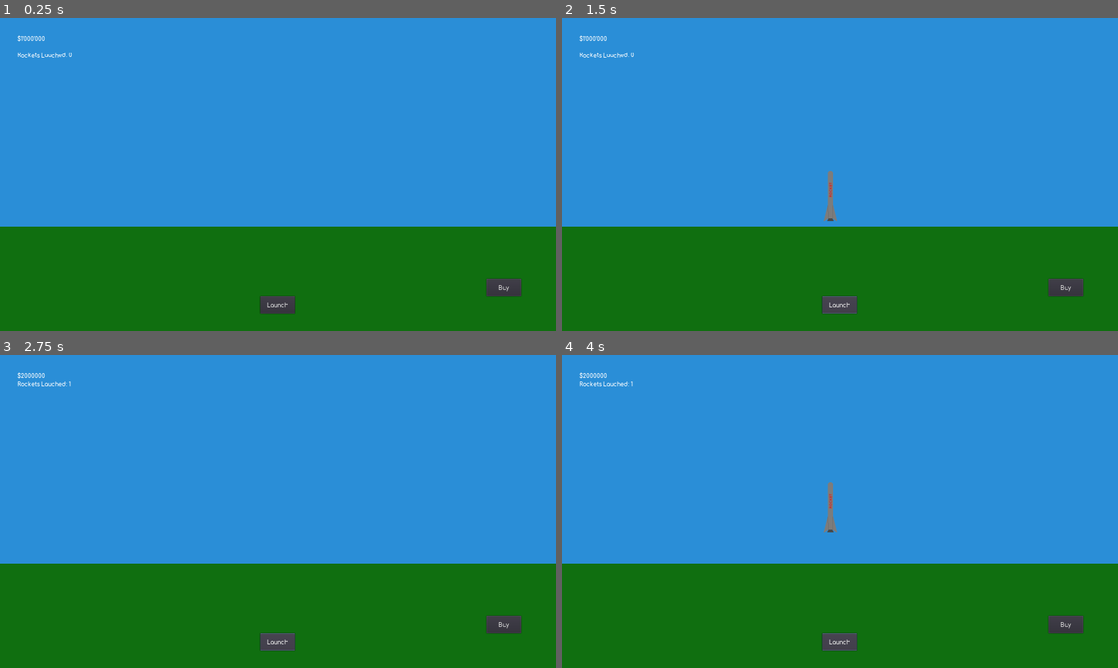
Above: before the commit, frames 1-4 (two rows, left to right).
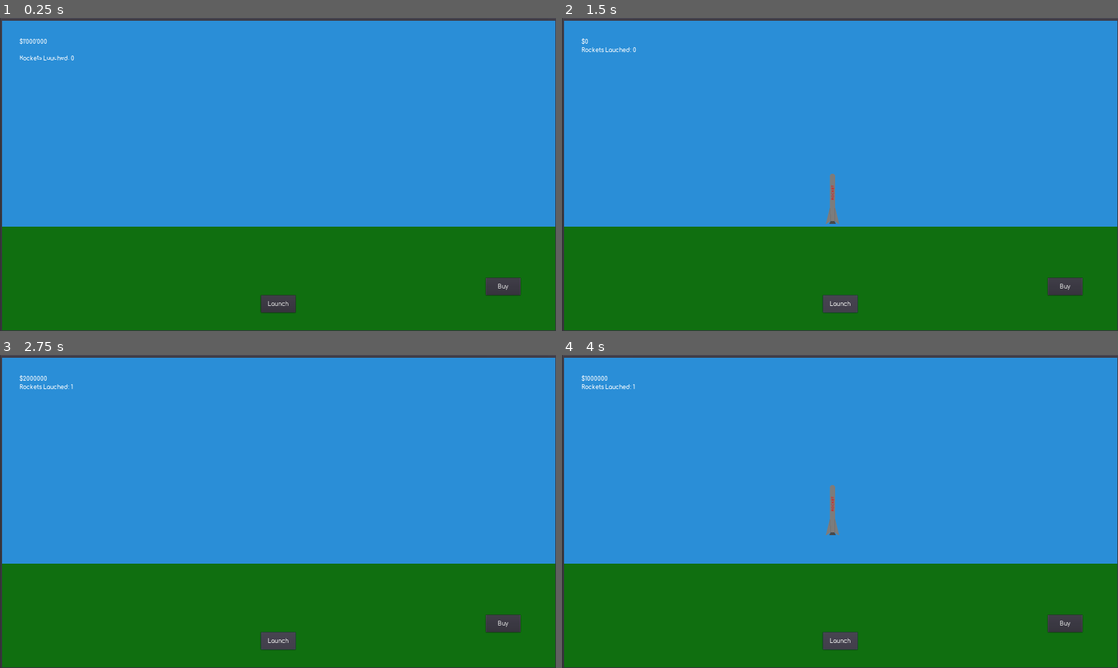
Above: after the commit, the same moments.

Repository: Jonathan-Odlum/Space-Idle-Game
Game: Godot game, scene res://Main.tscn
Two runs of this game, one before a commit and one after it. Both use one fixed random seed, a clock stepped at 60 frames per second and the inputs below. Before the commit the project has no main scene; this scene is started directly in both runs.
Inputs:
- Up to frame 1 (0.25 s): no input
- Up to frame 2 (1.5 s): click "Buy" at 0.5 s; click "Launch" at 1.25 s
- Up to frame 3 (2.75 s): click "Launch" at 2 s
- Up to frame 4 (4 s): click "Buy" at 2.75 s; click "Launch" at 3.5 s

The runs differ from the first frame. In frame 1, 2.0% of the frame differs, in the area x 0-100%, y 0-100%; in frame 2, 2.2%; in frame 3, 2.1%; in frame 4, 2.3%.

Commit message:
Created planet tabs, add moon to main scene

Diff:
--- a/Main.gd
+++ b/Earth.gd
@@ -6,10 +6,12 @@
 var rocket_scene = load("res://Rocket.tscn")
 var rocket
 
+
 func _on_Buy_pressed():
 	# Check for rocket and then create a new one.
 	if not has_rocket:
 		money -= 1000000
+		$GUI/Cols/Stats/Rows/Money.text = "$" + str(money)
 		rocket = rocket_scene.instance()
 		rocket.position = Vector2(773,525)
 		add_child(rocket)
--- a/Main.tscn
+++ b/Main.tscn
@@ -1,7 +1,8 @@
-[gd_scene load_steps=4 format=2]
+[gd_scene load_steps=5 format=2]
 
 [ext_resource path="res://assets/font/Comfortaa-Bold.ttf" type="DynamicFontData" id=1]
-[ext_resource path="res://Main.gd" type="Script" id=2]
+[ext_resource path="res://Earth.gd" type="Script" id=2]
+[ext_resource path="res://Moon.tscn" type="PackedScene" id=3]
 
 [sub_resource type="DynamicFont" id=1]
 font_data = ExtResource( 1 )
@@ -9,12 +10,34 @@
 [node name="Main" type="Control"]
 anchor_right = 1.0
 anchor_bottom = 1.0
+__meta__ = {
+"_edit_use_anchors_": false
+}
+
+[node name="TabContainer" type="TabContainer" parent="."]
+anchor_right = 1.0
+anchor_bottom = 1.0
+margin_left = 1.68179
+margin_right = 1.68176
+margin_bottom = 1.0
+tabs_visible = false
+__meta__ = {
+"_edit_use_anchors_": false
+}
+
+[node name="Earth" type="Control" parent="TabContainer"]
+anchor_right = 1.0
+anchor_bottom = 1.0
+margin_left = 4.0
+margin_top = 8.0
+margin_right = -4.0
+margin_bottom = -4.0
 script = ExtResource( 2 )
 __meta__ = {
 "_edit_use_anchors_": false
 }
 
-[node name="Scenery" type="VBoxContainer" parent="."]
+[node name="VBoxContainer" type="VBoxContainer" parent="TabContainer/Earth"]
 anchor_right = 1.0
 anchor_bottom = 1.0
 custom_constants/separation = 0
@@ -22,9 +45,9 @@
 "_edit_use_anchors_": false
 }
 
-[node name="Sky" type="ColorRect" parent="Scenery"]
-margin_right = 1600.0
-margin_bottom = 600.0
+[node name="Sky" type="ColorRect" parent="TabContainer/Earth/VBoxContainer"]
+margin_right = 1592.0
+margin_bottom = 592.0
 size_flags_horizontal = 3
 size_flags_vertical = 3
 size_flags_stretch_ratio = 2.0
@@ -33,10 +56,10 @@
 "_edit_use_anchors_": false
 }
 
-[node name="Ground" type="ColorRect" parent="Scenery"]
-margin_top = 600.0
-margin_right = 1600.0
-margin_bottom = 900.0
+[node name="Ground2" type="ColorRect" parent="TabContainer/Earth/VBoxContainer"]
+margin_top = 592.0
+margin_right = 1592.0
+margin_bottom = 889.0
 size_flags_horizontal = 3
 size_flags_vertical = 3
 color = Color( 0.0666667, 0.439216, 0.0666667, 1 )
@@ -44,7 +67,7 @@
 "_edit_use_anchors_": false
 }
 
-[node name="GUI" type="MarginContainer" parent="."]
+[node name="GUI" type="MarginContainer" parent="TabContainer/Earth"]
 anchor_right = 1.0
 anchor_bottom = 1.0
 custom_constants/margin_right = 50
@@ -55,24 +78,24 @@
 "_edit_use_anchors_": false
 }
 
-[node name="Cols" type="HBoxContainer" parent="GUI"]
+[node name="Cols" type="HBoxContainer" parent="TabContainer/Earth/GUI"]
 margin_left = 50.0
 margin_top = 50.0
-margin_right = 1550.0
-margin_bottom = 850.0
+margin_right = 1542.0
+margin_bottom = 839.0
 size_flags_horizontal = 3
 size_flags_vertical = 3
 
-[node name="Stats" type="MarginContainer" parent="GUI/Cols"]
-margin_right = 497.0
-margin_bottom = 800.0
+[node name="Stats" type="MarginContainer" parent="TabContainer/Earth/GUI/Cols"]
+margin_right = 494.0
+margin_bottom = 789.0
 size_flags_horizontal = 3
 
-[node name="Rows" type="VBoxContainer" parent="GUI/Cols/Stats"]
-margin_right = 497.0
-margin_bottom = 800.0
+[node name="Rows" type="VBoxContainer" parent="TabContainer/Earth/GUI/Cols/Stats"]
+margin_right = 494.0
+margin_bottom = 789.0
 
-[node name="Money" type="Label" parent="GUI/Cols/Stats/Rows"]
+[node name="Money" type="Label" parent="TabContainer/Earth/GUI/Cols/Stats/Rows"]
 margin_right = 76.0
 margin_bottom = 41.0
 size_flags_horizontal = 0
@@ -84,12 +107,12 @@
 "_edit_use_anchors_": false
 }
 
-[node name="Launches" type="HBoxContainer" parent="GUI/Cols/Stats/Rows"]
+[node name="Launches" type="HBoxContainer" parent="TabContainer/Earth/GUI/Cols/Stats/Rows"]
 margin_top = 45.0
-margin_right = 497.0
+margin_right = 494.0
 margin_bottom = 86.0
 
-[node name="Label" type="Label" parent="GUI/Cols/Stats/Rows/Launches"]
+[node name="Label" type="Label" parent="TabContainer/Earth/GUI/Cols/Stats/Rows/Launches"]
 margin_right = 147.0
 margin_bottom = 41.0
 size_flags_horizontal = 0
@@ -101,7 +124,7 @@
 "_edit_use_anchors_": false
 }
 
-[node name="Counter" type="Label" parent="GUI/Cols/Stats/Rows/Launches"]
+[node name="Counter" type="Label" parent="TabContainer/Earth/GUI/Cols/Stats/Rows/Launches"]
 margin_left = 151.0
 margin_right = 160.0
 margin_bottom = 41.0
@@ -114,17 +137,17 @@
 "_edit_use_anchors_": false
 }
 
-[node name="Rocket" type="MarginContainer" parent="GUI/Cols"]
-margin_left = 501.0
-margin_right = 998.0
-margin_bottom = 800.0
+[node name="Rocket" type="MarginContainer" parent="TabContainer/Earth/GUI/Cols"]
+margin_left = 498.0
+margin_right = 992.0
+margin_bottom = 789.0
 size_flags_horizontal = 3
 
-[node name="Launch" type="Button" parent="GUI/Cols/Rocket"]
-margin_left = 198.0
-margin_top = 750.0
-margin_right = 298.0
-margin_bottom = 800.0
+[node name="Launch" type="Button" parent="TabContainer/Earth/GUI/Cols/Rocket"]
+margin_left = 197.0
+margin_top = 739.0
+margin_right = 297.0
+margin_bottom = 789.0
 rect_min_size = Vector2( 100, 50 )
 size_flags_horizontal = 4
 size_flags_vertical = 8
@@ -134,27 +157,38 @@
 "_edit_use_anchors_": false
 }
 
-[node name="Actions" type="MarginContainer" parent="GUI/Cols"]
-margin_left = 1002.0
-margin_right = 1500.0
-margin_bottom = 800.0
+[node name="Actions" type="MarginContainer" parent="TabContainer/Earth/GUI/Cols"]
+margin_left = 996.0
+margin_right = 1492.0
+margin_bottom = 789.0
 size_flags_horizontal = 3
 
-[node name="MarginContainer" type="MarginContainer" parent="GUI/Cols/Actions"]
-margin_right = 498.0
-margin_bottom = 800.0
+[node name="MarginContainer" type="MarginContainer" parent="TabContainer/Earth/GUI/Cols/Actions"]
+margin_right = 496.0
+margin_bottom = 789.0
 custom_constants/margin_right = 50
 custom_constants/margin_bottom = 50
 
-[node name="Buy" type="Button" parent="GUI/Cols/Actions/MarginContainer"]
-margin_left = 348.0
-margin_top = 700.0
-margin_right = 448.0
-margin_bottom = 750.0
+[node name="Buy" type="Button" parent="TabContainer/Earth/GUI/Cols/Actions/MarginContainer"]
+margin_left = 346.0
+margin_top = 689.0
+margin_right = 446.0
+margin_bottom = 739.0
 rect_min_size = Vector2( 100, 50 )
 size_flags_horizontal = 8
 size_flags_vertical = 8
 custom_fonts/font = SubResource( 1 )
 text = "Buy"
-[connection signal="pressed" from="GUI/Cols/Rocket/Launch" to="." method="_on_Launch_pressed"]
-[connection signal="pressed" from="GUI/Cols/Actions/MarginContainer/Buy" to="." method="_on_Buy_pressed"]
+
+[node name="Moon" type="Control" parent="TabContainer"]
+visible = false
+anchor_right = 1.0
+anchor_bottom = 1.0
+margin_left = 4.0
+margin_top = 8.0
+margin_right = -4.0
+margin_bottom = -4.0
+
+[node name="Moon" parent="TabContainer/Moon" instance=ExtResource( 3 )]
+[connection signal="pressed" from="TabContainer/Earth/GUI/Cols/Rocket/Launch" to="TabContainer/Earth" method="_on_Launch_pressed"]
+[connection signal="pressed" from="TabContainer/Earth/GUI/Cols/Actions/MarginContainer/Buy" to="TabContainer/Earth" method="_on_Buy_pressed"]
--- a/project.godot
+++ b/project.godot
@@ -16,6 +16,7 @@
 [application]
 
 config/name="Space Idle Game"
+run/main_scene="res://Main.tscn"
 config/icon="res://icon.png"
 
 [display]
